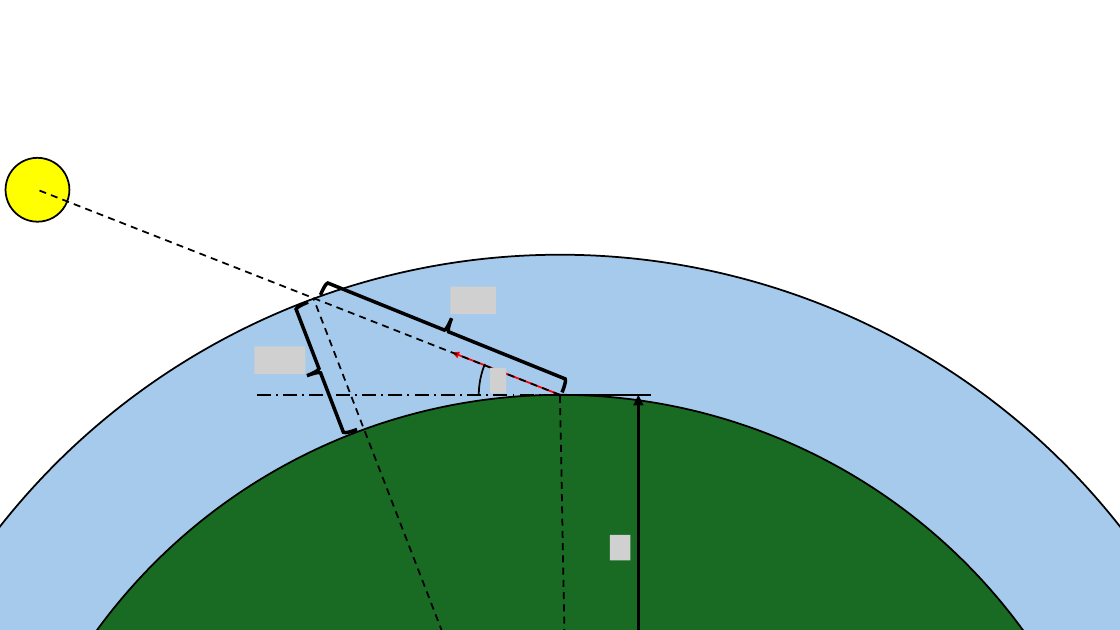
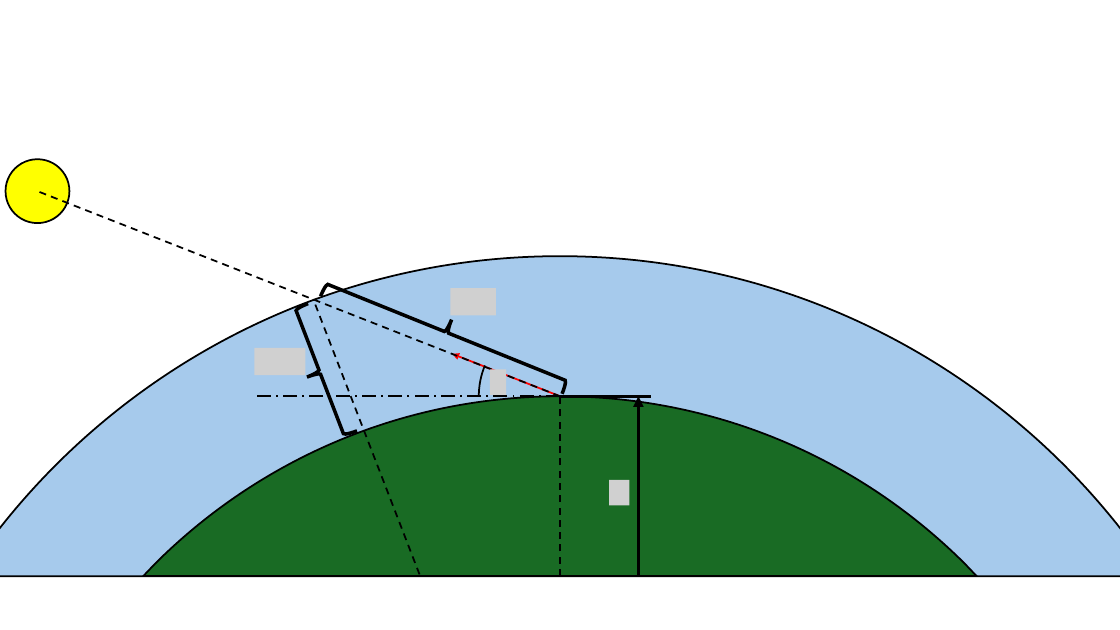
Before and after one commit to LMerbecks/PV-Power-Matching, a slide deck: slide 5 of doc/Graphics.pptx. Drawn at 1120x630 pixels with LibreOffice and Linux fonts; fonts in the diff are those of the drawing; grey boxes stand for pictures. Boxes give left, top, right and bottom in pixels: in the first picture for what was removed or moved away, otherwise in the second. Text is boxed around its words. In the diff, an @@ line names an element or a change of style, - is before the commit and + after.

```diff
--- a/doc/Graphics.pptx
+++ b/doc/Graphics.pptx
@@ ellipse removed at (0,255,1120,630) @@
@@ freeform shape added at (0,256,1120,576), fill #A6CAEC, outline #000000 1.5 pt @@
@@ line moved from (571, 630) - (313, 298) to (419, 575) - (313, 299) @@
@@ ellipse removed at (0,395,1120,630) @@
@@ freeform shape added at (144,397,977,576), fill #196B24, outline #000000 1.5 pt @@
@@ line moved from (571, 630) - (560, 395) to (560, 576) - (560, 397) @@
@@ arrow moved from (639, 630) - (639, 395) to (639, 576) - (639, 397) @@
@@ picture added at (609,480,629,505) @@
@@ picture removed at (610,535,630,560) @@
```
Also in this commit, not shown: 2 other slides changed, 1 slide added, 1 other file.
